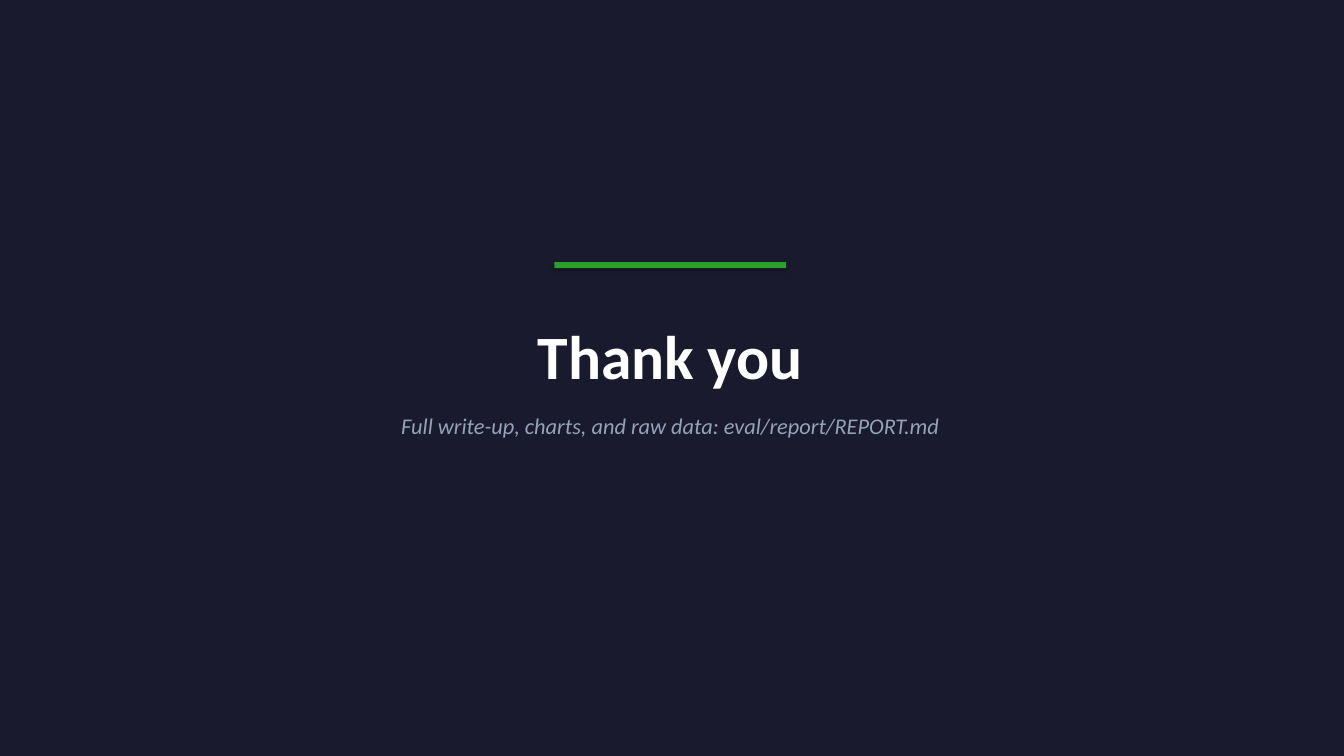
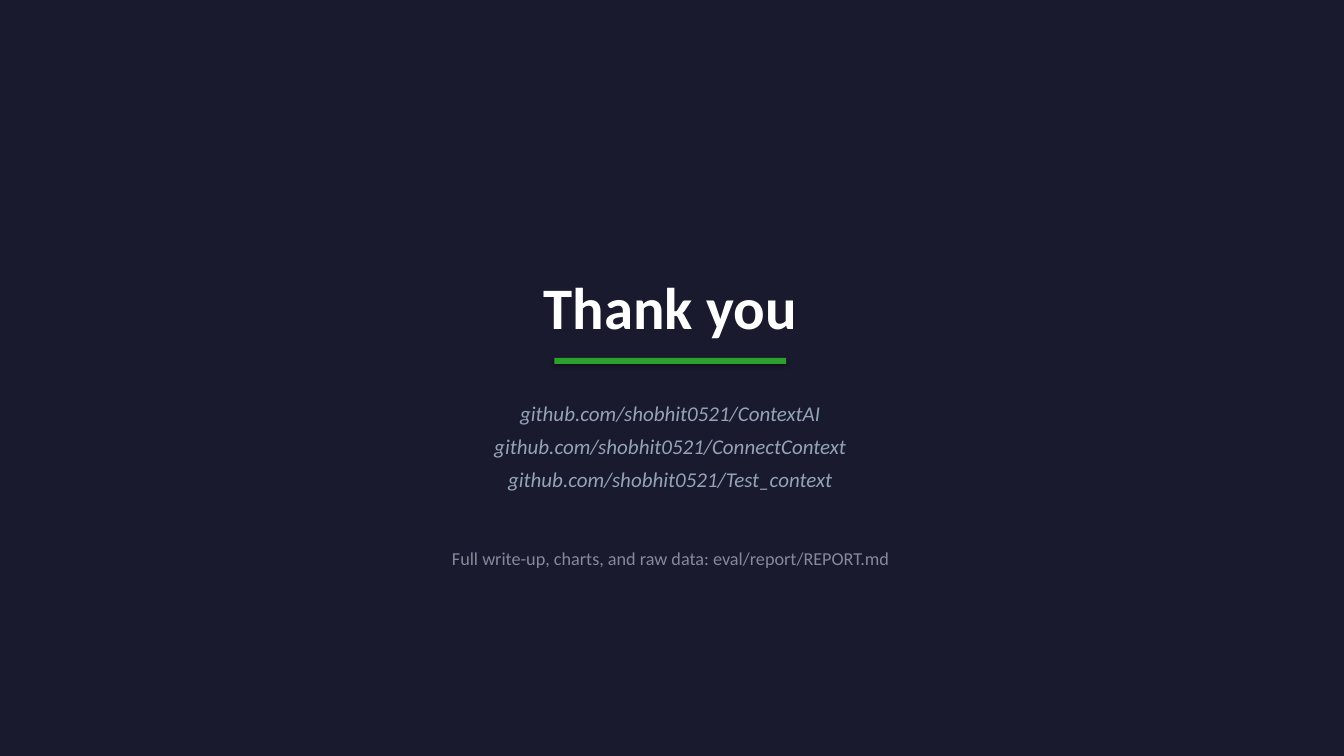
Before and after one commit to shobhit0521/Test_context, a slide deck: slide 12 of presentation/ContextAI_Evaluation.pptx (slide 26 before the commit). Drawn at 1344x756 pixels with LibreOffice and Linux fonts; fonts in the diff are those of the drawing. Boxes give left, top, right and bottom in pixels: in the first picture for what was removed or moved away, otherwise in the second. Text is boxed around its words. In the diff, an @@ line names an element or a change of style, - is before the commit and + after.

```diff
--- a/presentation/ContextAI_Evaluation.pptx
+++ b/presentation/ContextAI_Evaluation.pptx
@@ text "Thank you": place and size @@
-text "Thank you" at (538,335,803,389)
+text "Thank you" at (544,287,796,339)
@@ text "Thank you" at (544,287,796,339): size 44 to 42 pt; line spacing 1.15 to 1.12 @@
@@ rectangle: place and size @@
-rectangle at (555,262,786,268)
+rectangle at (555,358,786,364)
@@ text added at (494,406,846,491), 15 pt, text #94A3B8, italic @@
+github.com/shobhit0521/ContextAI
+github.com/shobhit0521/ConnectContext
+github.com/shobhit0521/Test_context
@@ text "Full write-up, charts, and raw ...": place and size @@
-text "Full write-up, charts, and raw ..." at (401,418,939,438)
+text "Full write-up, charts, and raw ..." at (452,552,889,568)
@@ text "Full write-up, charts, and raw ..." at (452,552,889,568): size 16 to 13 pt, text colour #94A3B8 to #888899, italic off; line spacing 1.15 to 1.12 @@
```
Also in this commit, not shown: 11 slides added, 25 slides removed, 13 other files.
